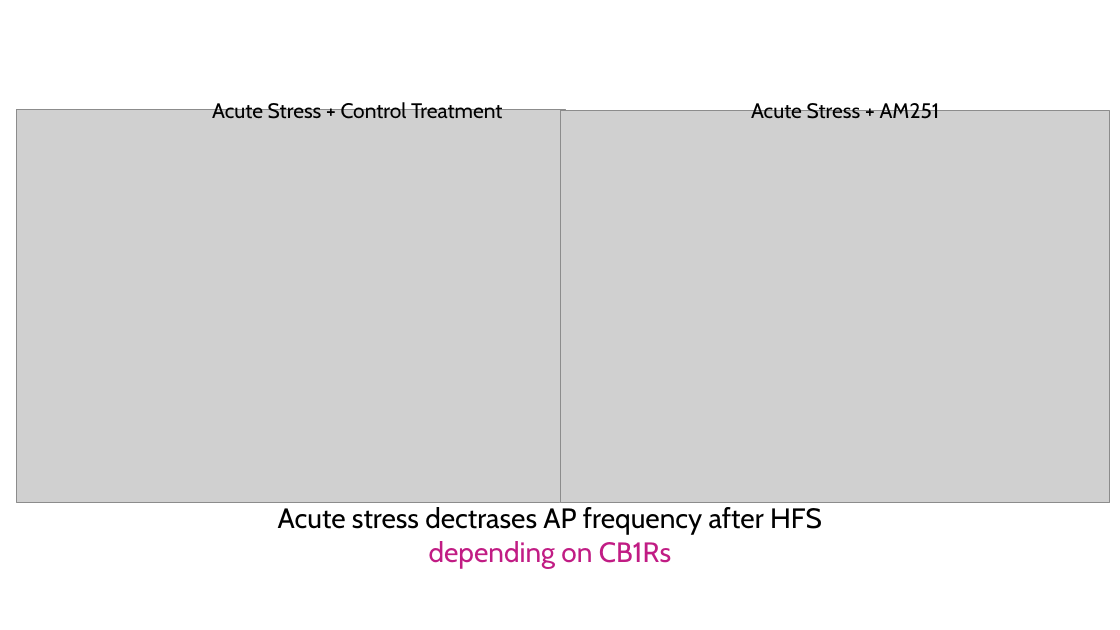
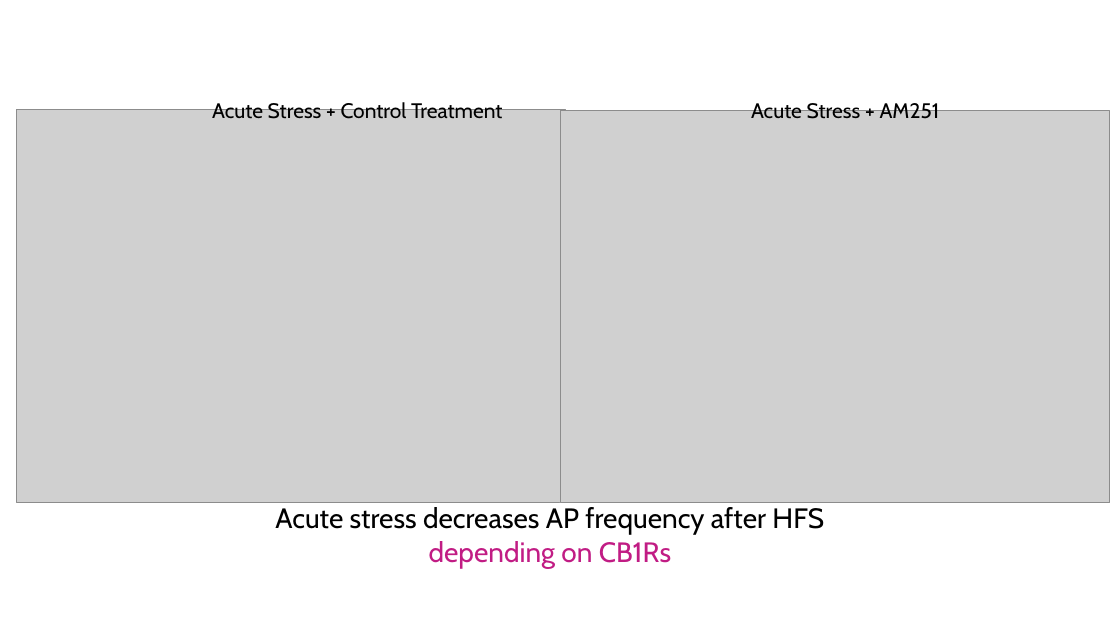
Before and after one commit to rmuzzatti/honours, a slide deck: slide 17 of Presentations/data_presentation_20250703.pptx. Drawn at 1120x630 pixels with LibreOffice and Linux fonts; fonts in the diff are those of the drawing; grey boxes stand for pictures. Boxes give left, top, right and bottom in pixels: in the first picture for what was removed or moved away, otherwise in the second. Text is boxed around its words. In the diff, an @@ line names an element or a change of style, - is before the commit and + after.

```diff
--- a/Presentations/data_presentation_20250703.pptx
+++ b/Presentations/data_presentation_20250703.pptx
@@ text at <box>275,507,824,568</box>: text changed @@
-Acute stress dectrases AP frequency after HFS depending on CB1Rs
+Acute stress decreases AP frequency after HFS depending on CB1Rs
```
Also in this commit, not shown: 1 other file.
